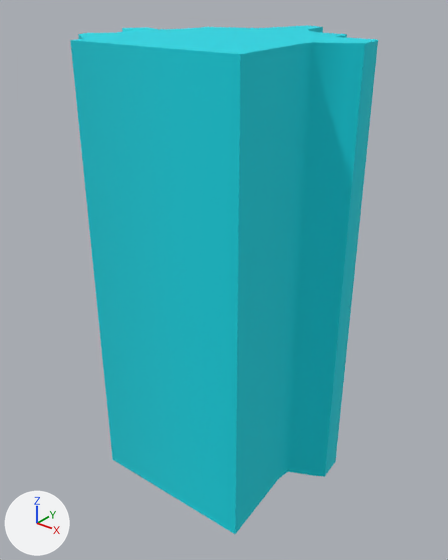
Renders of the FBX model T-800/Assets/Art/FBX/Blockout/env_st_salle_1_sol_1.fbx from each side of a commit.
Before and after are seen from a 50 mm lens placed at (34.8, -63.3, 4.4), pointed at (-1.5, -17.9, -23.8). Lighting does not change. The marker at lower left points along +X, +Y and +Z. Where no turn or scale is listed for an object, it has been applied to the vertices.

Names of what the first picture shows: 'Salle_1_Plateforme_1'.
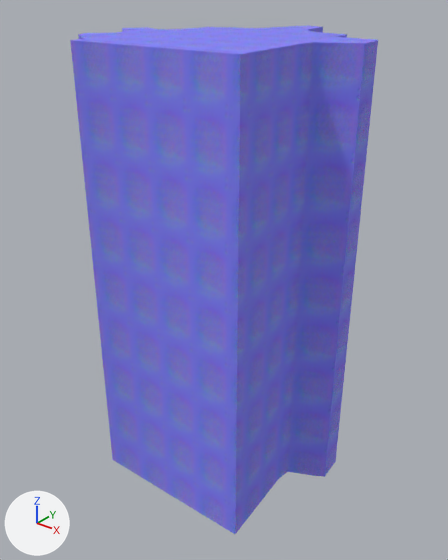
Location of each change, [x1, y1, x2, y2] in pixels of the pictures (448 x 560 px):
'Salle_1_Plateforme_1', recoloured (cyan to blue): [70, 25, 378, 534] in both

Edits to the bpy script that builds the scene:
```text
Add img_texture_sol_normal_jpg:
    img_texture_sol_normal_jpg = load_image('texture_sol_normal.jpg', '../../textures/sol/texture_sol_normal.jpg', 965, 964, 'sRGB')
Add mat_le_sol:
    mat_le_sol = principled_material('LE SOL')
    mat_le_sol.texture = img_texture_sol_normal_jpg
    mat_le_sol.roughness = 0.859
Change me_mesh:
    where me_mesh.from_pydata(...)  # 68 vertices, 51 faces; spans x -12.8..13.5, y -11.0..15.7, z -43.1..0.0
    remove me_mesh.materials.append(mat_blockout)  # cyan #00d9e7
    add me_mesh.materials.append(mat_le_sol)  # picture img_texture_sol_normal_jpg
```
